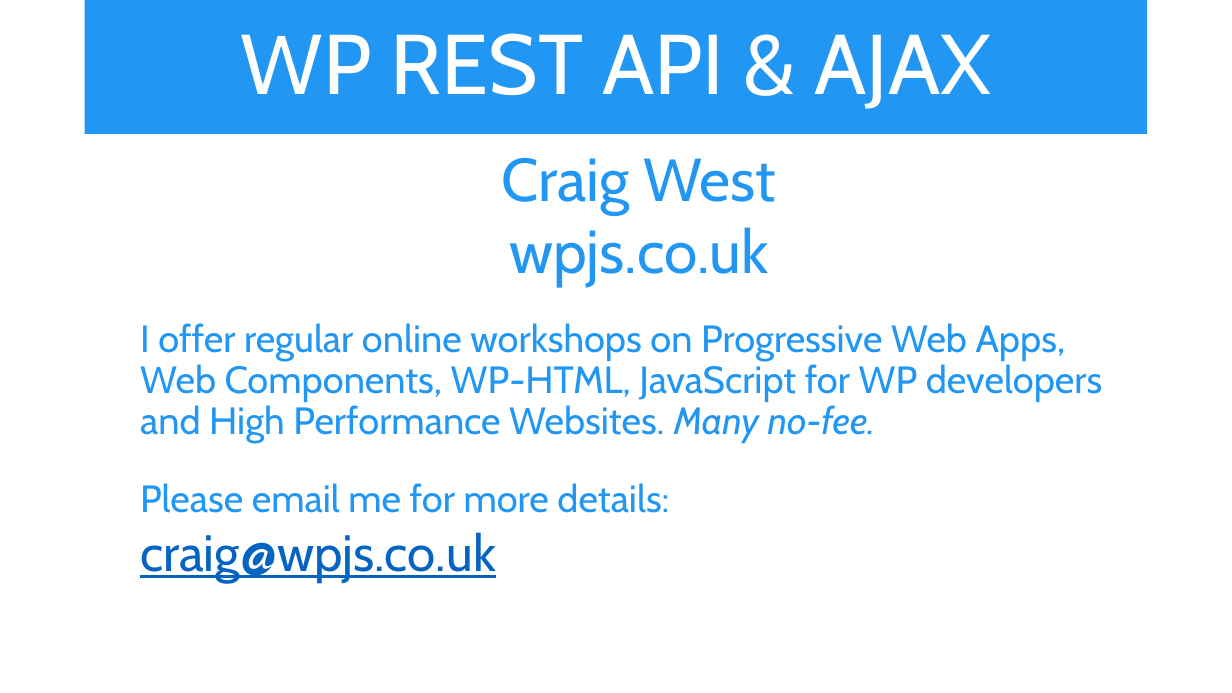
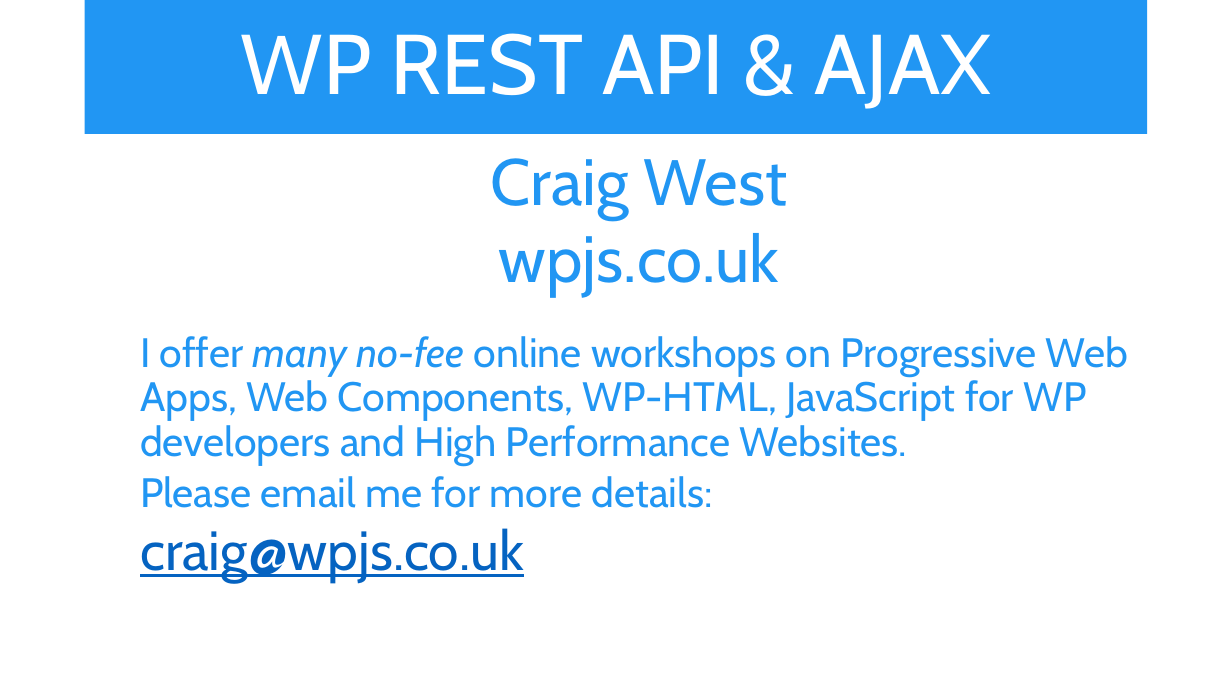
Before and after one commit to iwswordpress/rest, a slide deck: slide 19 of rest-api-workshop.pptx (slide 18 before the commit). Drawn at 1232x693 pixels with LibreOffice and Linux fonts; fonts in the diff are those of the drawing. Boxes give left, top, right and bottom in pixels: in the first picture for what was removed or moved away, otherwise in the second. Text is boxed around its words. In the diff, an @@ line names an element or a change of style, - is before the commit and + after.

```diff
--- a/rest-api-workshop.pptx
+++ b/rest-api-workshop.pptx
@@ text at [140,158,788,582]: size 47.2 to 51 pt in "Craig West", "wpjs.co.uk"; size 29.6 to 32 pt in "Please email me for more details:"; size 39.8 to 43 pt in "craig@wpjs.co.uk" @@
@@ text at [140,336,1128,466]: text changed; size 29.6 to 32 pt @@
-  I offer regular online workshops on Progressive Web Apps, Web Components, WP-HTML, JavaScript for WP developers and High Performance Websites. Many no-fee.
+  I offer many no-fee online workshops on Progressive Web Apps, Web Components, WP-HTML, JavaScript for WP developers and High Performance Websites.
```
Also in this commit, not shown: 9 other slides changed, 1 slide added, 5 other files.
